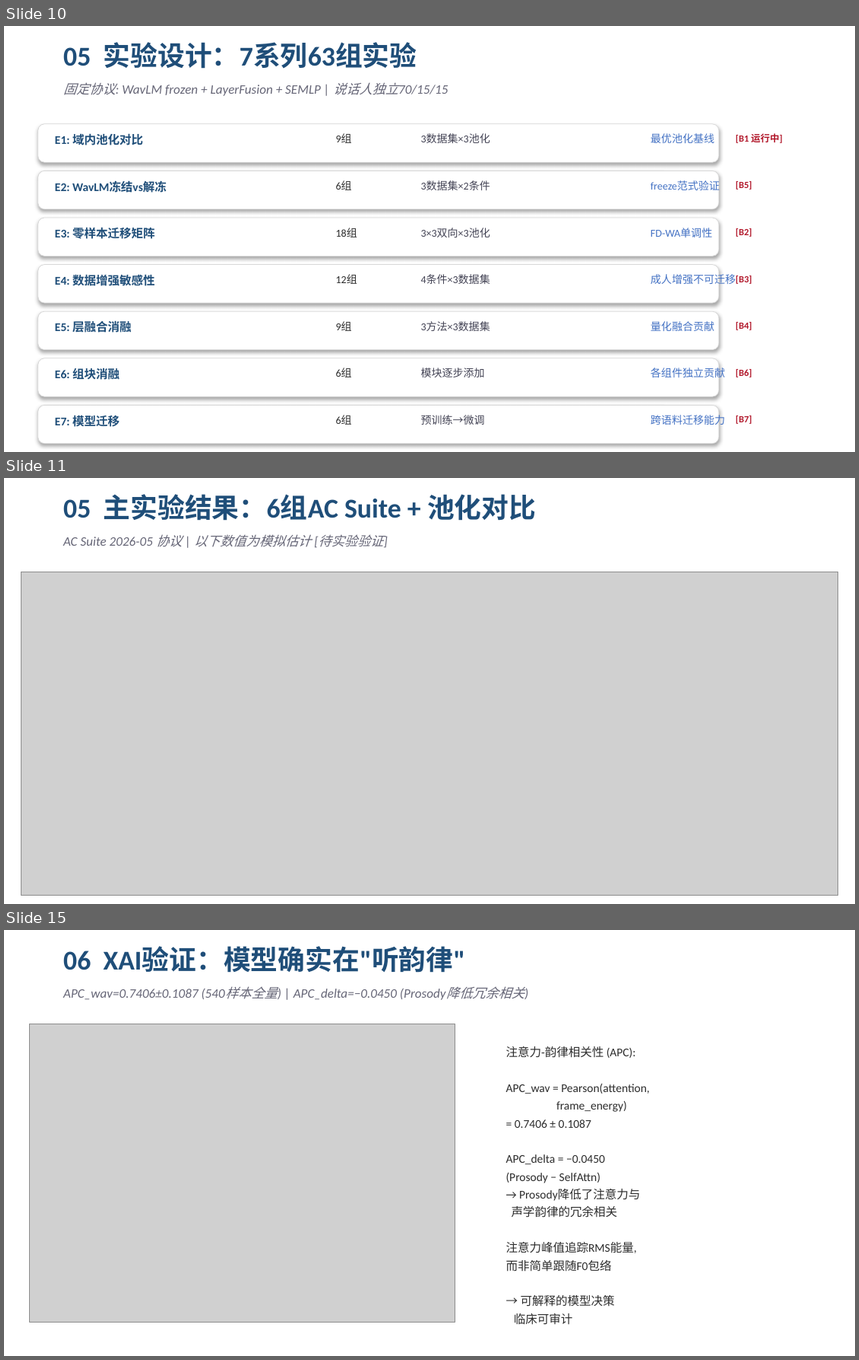
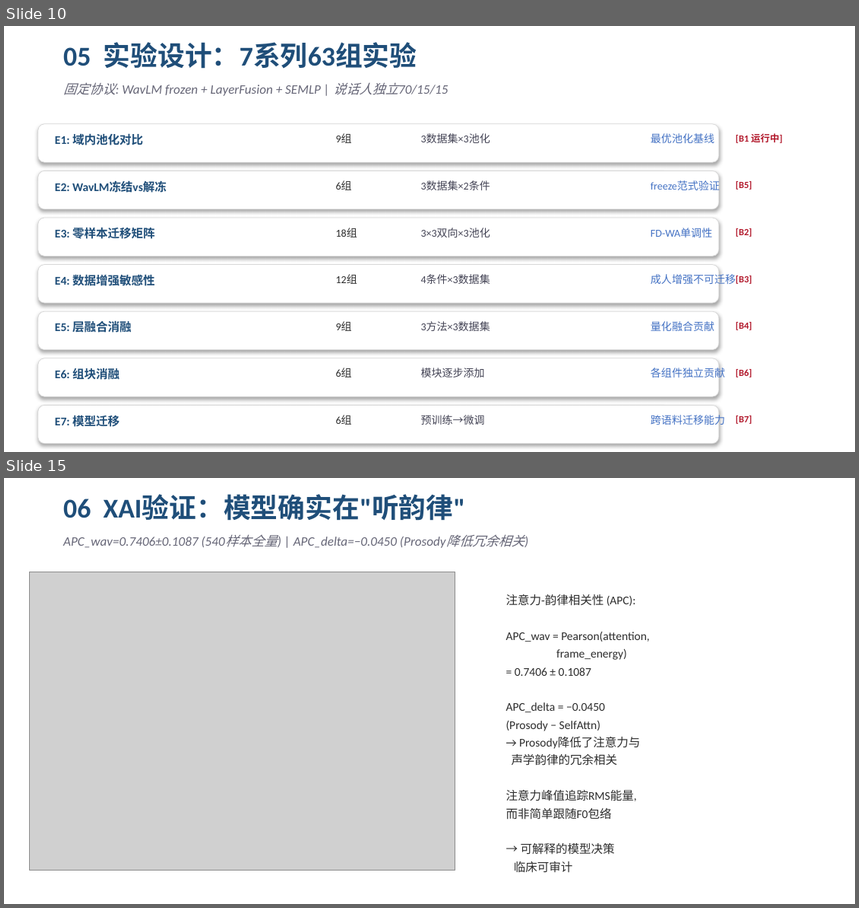
Before and after one commit to Xuzc317/child-speech-emotion-recognition, a slide deck: paper_draft/儿童SER_项目汇报_v3.pptx. Shown one above the other, each under a label of ours: slides 10, 11 and 15 before the commit, slides 10 and 15 after it; the slides between them are not shown. The pictures are 859x1360 and 859x908 pixels, drawn with LibreOffice and Linux fonts; fonts in the diff are those of the drawing; grey boxes stand for pictures. Boxes give left, top, right and bottom in pixels: in the first picture for what was removed or moved away, otherwise in the second. Text is boxed around its words. In the diff, an @@ line names an element or a change of style, - is before the commit and + after.

Commit message:
docs: Agent1 - sync paper & PPT with canonical real data (2026-06-10 audit)
Key changes:
- Abstract: fix prosody direction error (-2pp -> +9.73pp SA>>PG on adults)
- E1 table: replace simulated values with real 3-seed (C-BESD/FAU) and 2-seed (IEMOCAP) data
- E3: full 6-direction zero-shot matrix with real WA/UAR
- E4: C-BESD rows updated with v5 Run 2 real data
- E5/E6/E7: clearly marked [待B1实验验证] with preliminary v5 data where available
- Analysis: Finding 1-4 updated with canonical FD/APC/layer weights/prosody gap
- PPT: fix Slide 11 Exp4 mislabel (Exp4=zero-shot FAU, not IEMOCAP SA), update SA 68.02%->75.96%
- PPT regenerated: 17 slides
- task_plan.md + progress.md created

```diff
--- a/paper_draft/儿童SER_项目汇报_v3.pptx
+++ b/paper_draft/儿童SER_项目汇报_v3.pptx
@@ slide 11 removed at (4,478,855,904), background #FFFFFF @@
@@ text removed at (63,494,536,521) @@
-05 主实验结果：6组AC Suite + 池化对比
@@ text removed at (63,534,384,547) @@
-AC Suite 2026-05 协议 | 以下数值为模拟估计 [待实验验证]
@@ picture removed at (21,571,838,895) @@
```
Also in this commit, not shown: 3 slides changed, 1 slide added, 8 other files.
